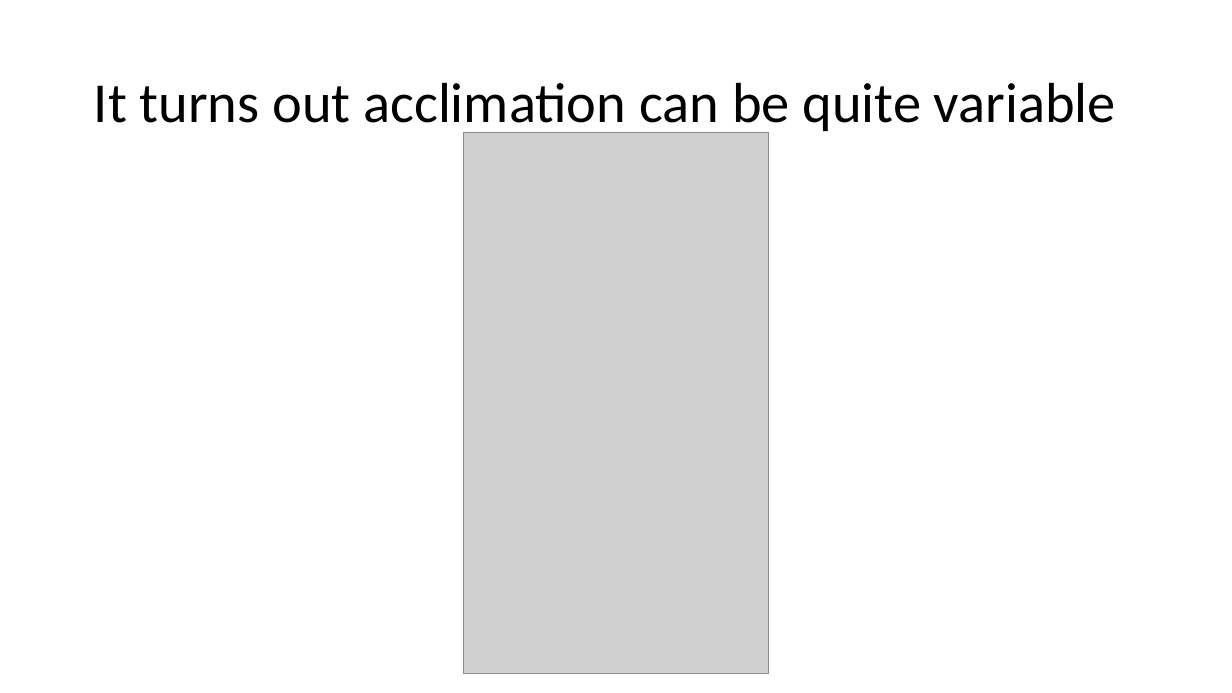
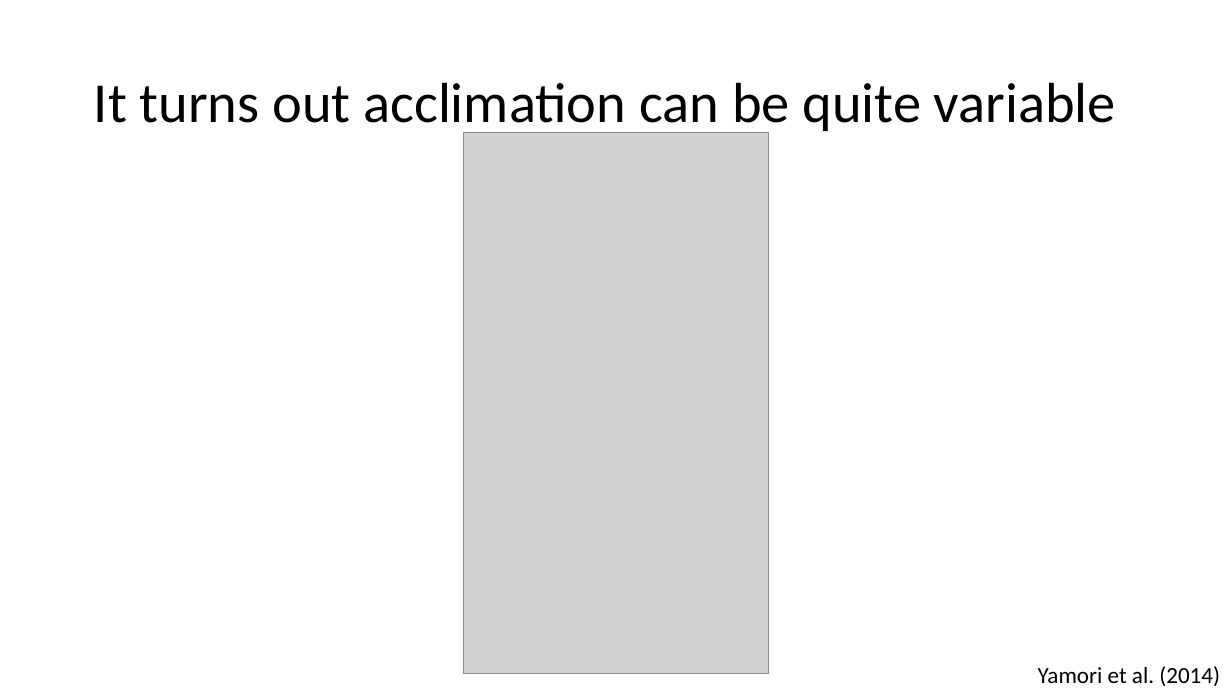
Before and after one commit to SmithEcophysLab/ecophys_sp2019, a slide deck: slide 4 of Readings/Discussion_slides/src/week4_Atkin2003.pptx (slide 2 before the commit). Drawn at 1232x693 pixels with LibreOffice and Linux fonts; fonts in the diff are those of the drawing; grey boxes stand for pictures. Boxes give left, top, right and bottom in pixels: in the first picture for what was removed or moved away, otherwise in the second. Text is boxed around its words. In the diff, an @@ line names an element or a change of style, - is before the commit and + after.

Commit message:
added a bit about acclimation

```diff
--- a/Readings/Discussion_slides/src/week4_Atkin2003.pptx
+++ b/Readings/Discussion_slides/src/week4_Atkin2003.pptx
@@ text added at bbox=[1038, 666, 1220, 686], 18 pt, text #000000 @@
+Yamori et al. (2014)
```
Also in this commit, not shown: 2 slides added, 1 other file.
